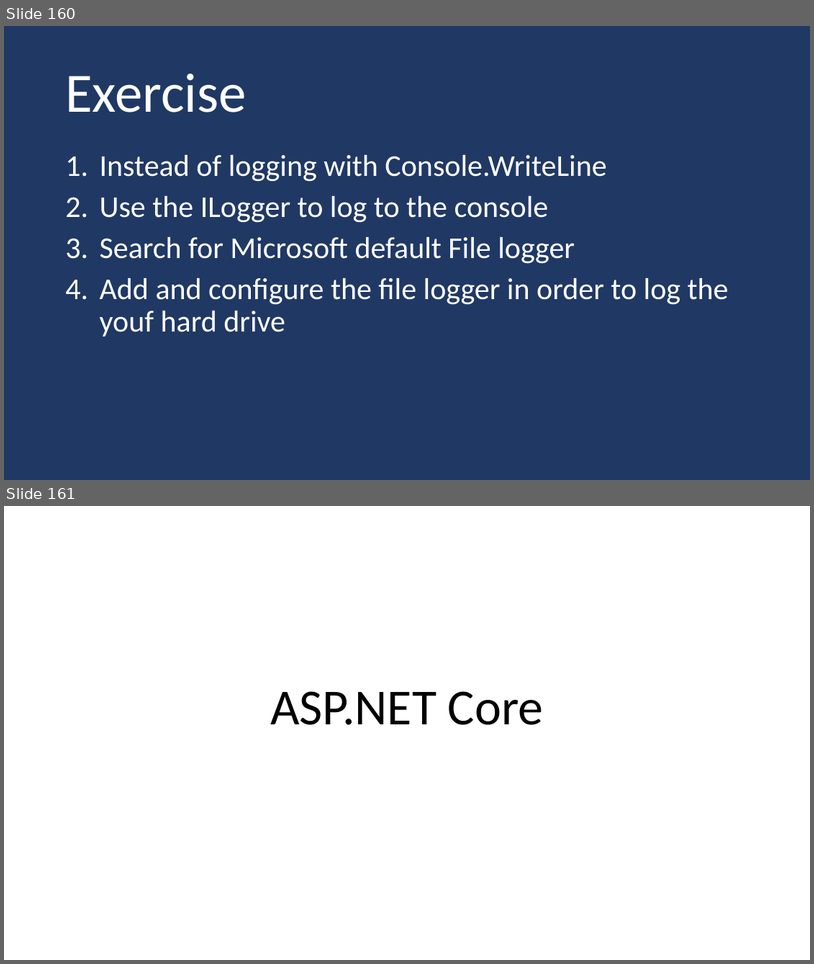
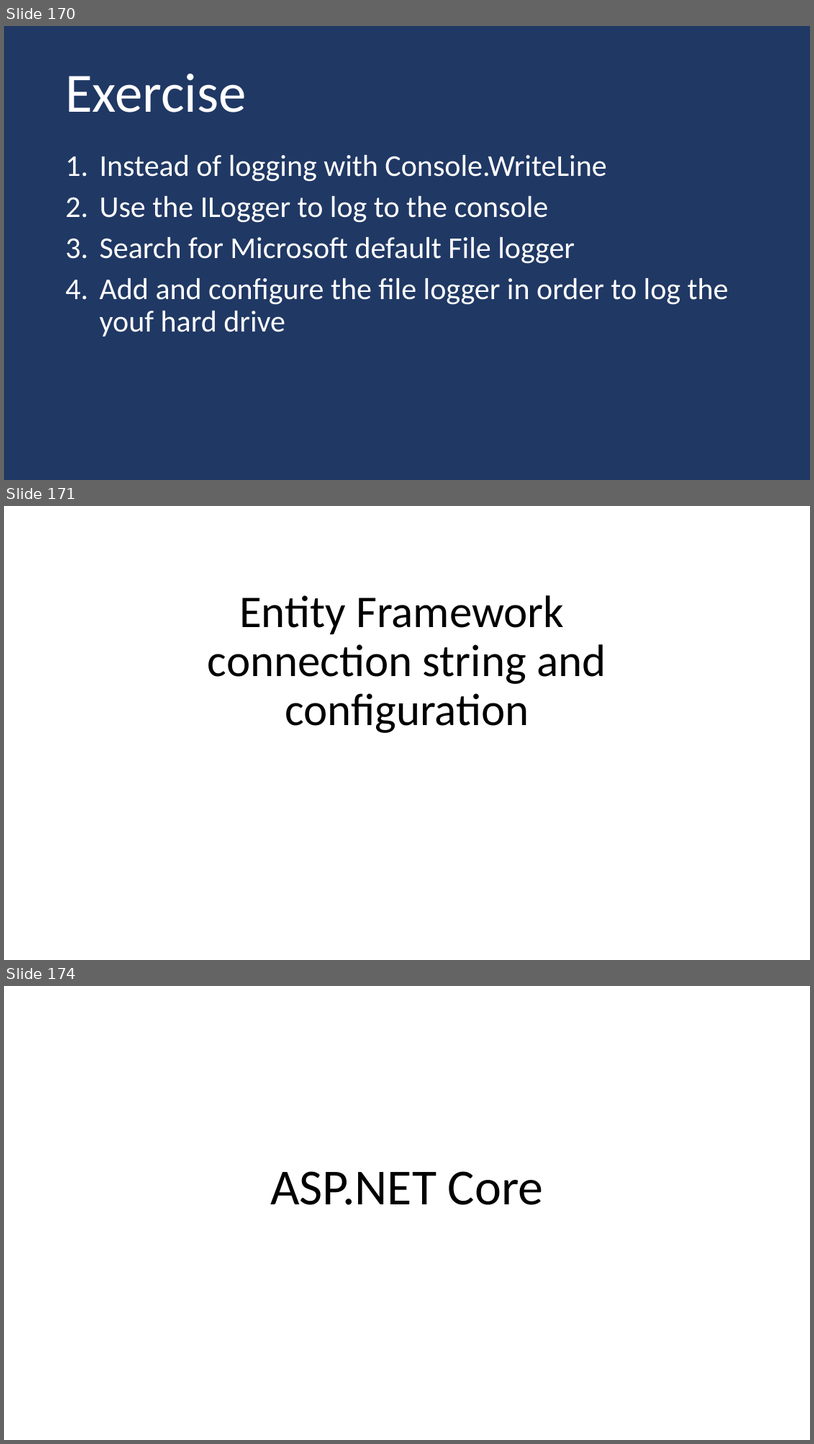
Before and after one commit to guillaume-chervet/course.dotnet, a slide deck: documentations/dotnet.pptx. Shown one above the other, each under a label of ours: slides 160 and 161 before the commit, slides 170, 171 and 174 after it; the slides between them are not shown. The pictures are 814x964 and 814x1444 pixels, drawn with LibreOffice and Linux fonts; fonts in the diff are those of the drawing. Boxes give left, top, right and bottom in pixels: in the first picture for what was removed or moved away, otherwise in the second. Text is boxed around its words. In the diff, an @@ line names an element or a change of style, - is before the commit and + after.

```diff
--- a/documentations/dotnet.pptx
+++ b/documentations/dotnet.pptx
@@ slide 171 added at (x1=4, y1=506, x2=810, y2=960), background #FFFFFF @@
@@ title added at (x1=208, y1=595, x2=606, y2=733), 54 pt, text #000000 @@
+Entity Framework
+connection string and configuration
@@ what was slide 160 is now slide 170 @@
@@ what was slide 161 is now slide 174 @@
```
Also in this commit, not shown: 4 slides changed, 12 other slides added.
